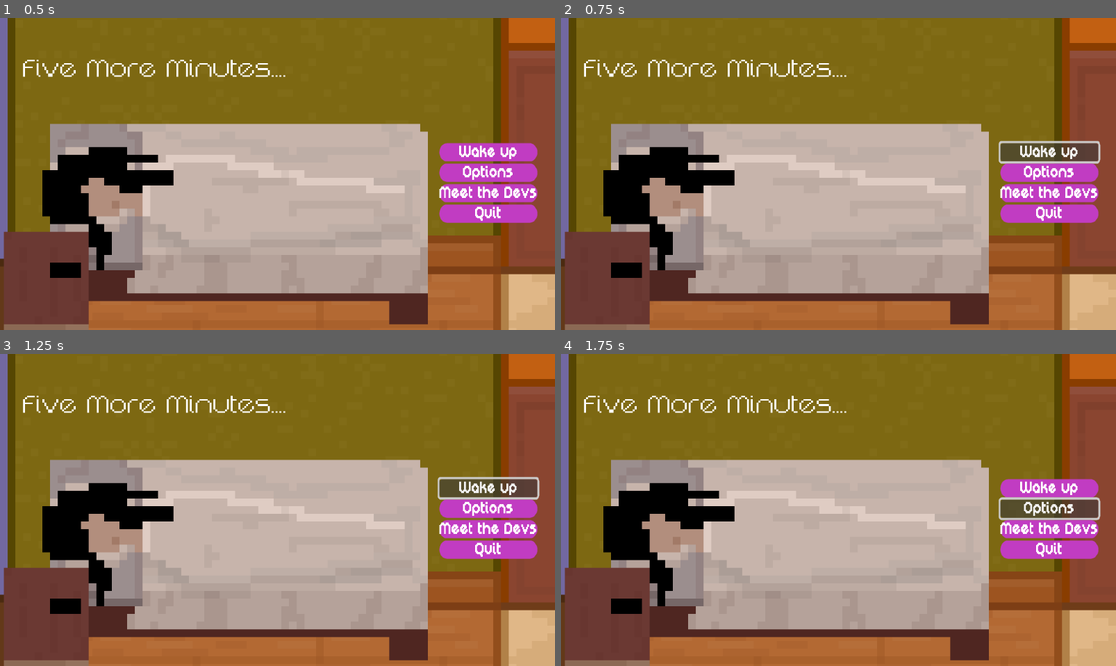
Above: before the commit, frames 1-4 (two rows, left to right).
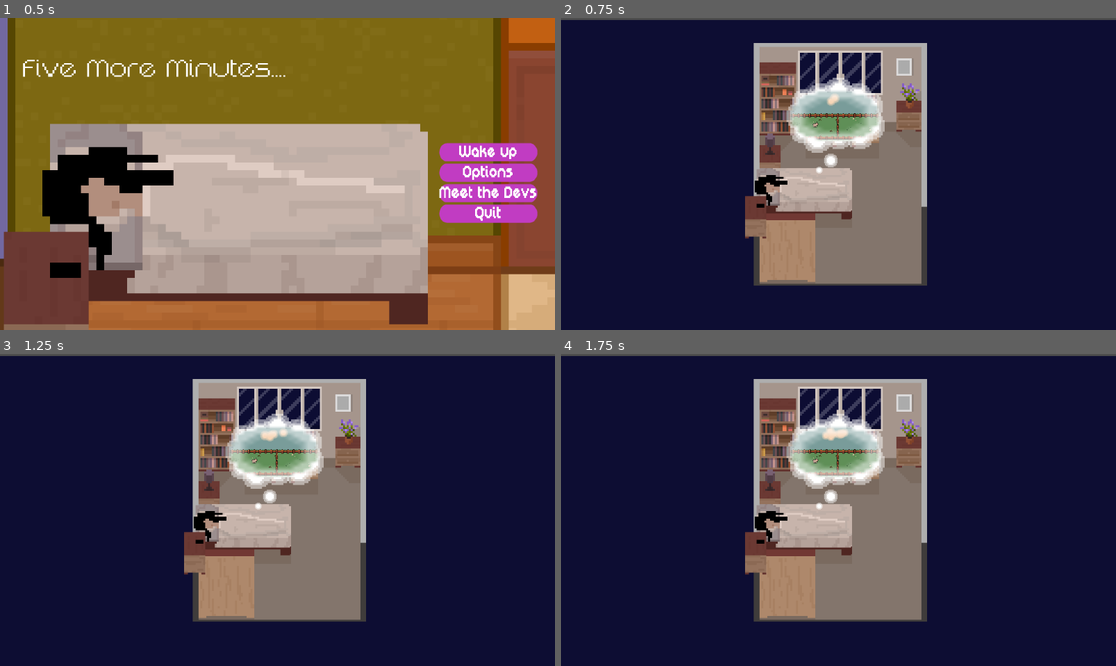
Above: after the commit, the same moments.

Repository: State0fFlux/Five-More-Minutes
Game: Godot game, scene res://Scenes/Start_menu.tscn
The game is run twice, just before and just after one commit, with the same random seed, the same clock (stepped at 60 frames per second) and the same inputs.
Inputs (mouse positions are in pixels of both pictures, inside the frame that each line leads up to):
- Up to frame 1 (0.5 s): no input
- Up to frame 2 (0.75 s): click "Wake up" at 0.5 s
- Up to frame 3 (1.25 s): no input
- Up to frame 4 (1.75 s): click (1049, 510) at 1.25 s, where only the run before the commit has a clickable "Options"

Frame 1 is identical in both runs. In frame 2, 98% of the frame differs, in the area x 0-100%, y 0-100%; in frame 3, 98%; in frame 4, 98%.

Commit message:
Got more stuff running

Diff:
--- /dev/null
+++ b/Scenes/devs.tscn
@@ -0,0 +1,9 @@
+[gd_scene format=3 uid="uid://dfc1cslj0sirr"]
+
+[node name="Devs" type="Control"]
+layout_mode = 3
+anchors_preset = 15
+anchor_right = 1.0
+anchor_bottom = 1.0
+grow_horizontal = 2
+grow_vertical = 2
--- /dev/null
+++ b/Scenes/options.tscn
@@ -0,0 +1,9 @@
+[gd_scene format=3 uid="uid://b5owbck814245"]
+
+[node name="Options" type="Control"]
+layout_mode = 3
+anchors_preset = 15
+anchor_right = 1.0
+anchor_bottom = 1.0
+grow_horizontal = 2
+grow_vertical = 2
--- a/Scenes/start_menu.gd
+++ b/Scenes/start_menu.gd
@@ -2,15 +2,13 @@
 
 
 func _on_wake_up_button_pressed() -> void:
-	print("wake up pressed")
-
+	get_tree().change_scene_to_file("res://Scenes/Bedroom.tscn")
 
 func _on_options_button_pressed() -> void:
-	print("options pressed")
-
+	get_tree().change_scene_to_file("res://Scenes/options.tscn")
 
 func _on_meet_the_devs_button_pressed() -> void:
-	print("devs pressed")
+	get_tree().change_scene_to_file("res://Scenes/devs.tscn")
 
 func _on_quit_button_pressed() -> void:
-	print("quit pressed")
+	get_tree().quit()
Not shown, added: Audio/SFX/sfx_UI_click_01.wav.import
Not shown, added: Audio/SFX/sfx_UI_click_02.wav.import
Not shown, added: Audio/SFX/sfx_UI_click_03.wav.import
Not shown, added: Audio/SFX/sfx_UI_click_04.wav.import
Not shown, added: Audio/SFX/sfx_UI_click_05.wav.import
Not shown, added: Audio/SFX/sfx_UI_click_06.wav.import
Not shown, added: Audio/SFX/sfx_UI_click_07.wav.import
Not shown, added: Audio/SFX/sfx_UI_click_08.wav.import
Binary file added: Sprites/Phone.jpg
Not shown, added: Sprites/Phone.jpg.import
Not shown, added: Audio/SFX/sfx_UI_click_01.wav
Not shown, added: Audio/SFX/sfx_UI_click_02.wav
(and 6 more such lines)
